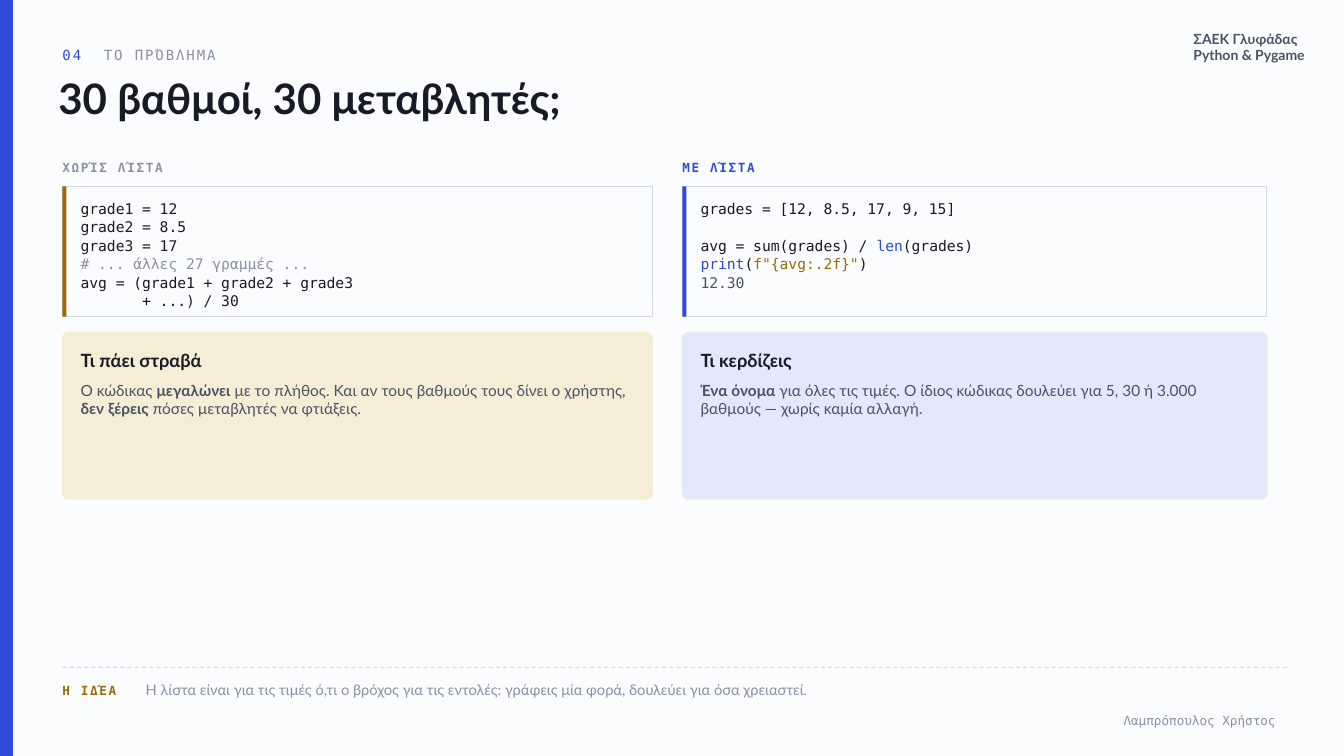
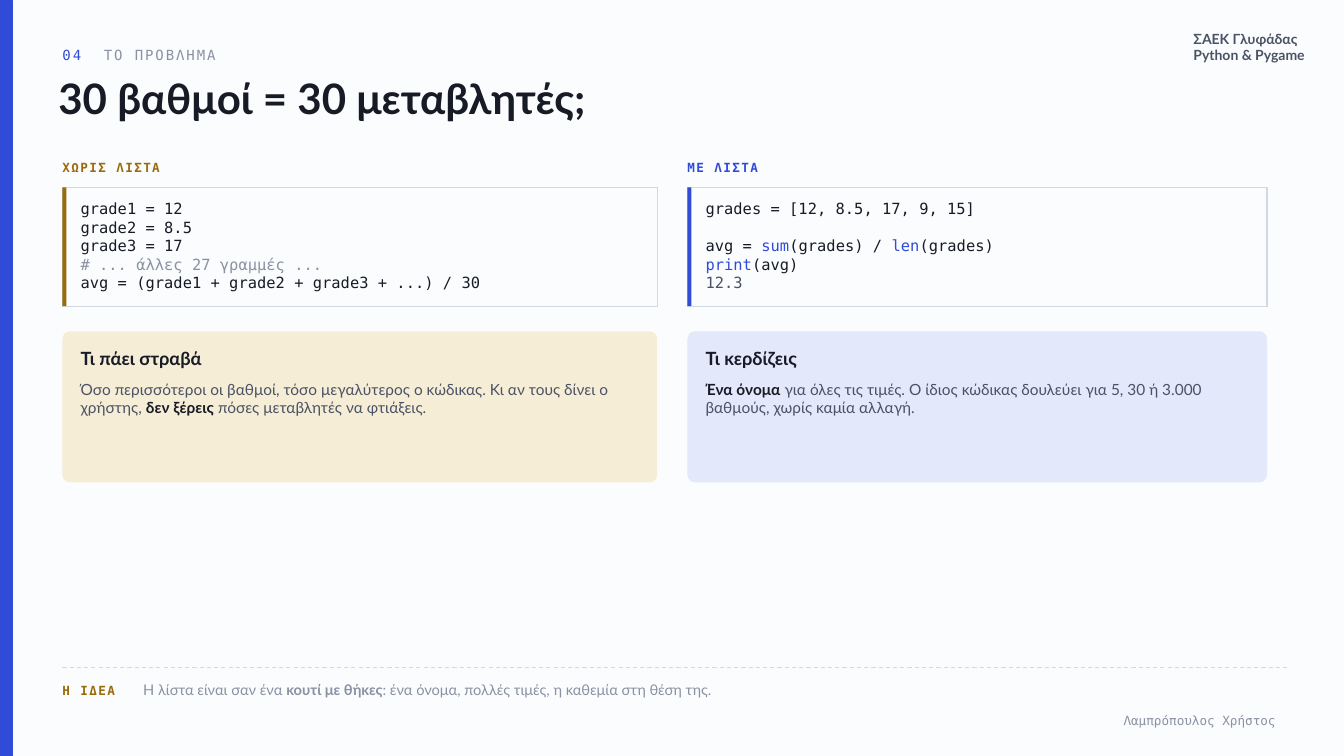
Before and after one commit to xristlamp/LAMPROPOULOS, a slide deck: slide 4 of files/glyfada/python-03-listes.pptx. Drawn at 1344x756 pixels with LibreOffice and Linux fonts; fonts in the diff are those of the drawing; background and template pictures are left out. Boxes give left, top, right and bottom in pixels: in the first picture for what was removed or moved away, otherwise in the second. Text is boxed around its words. In the diff, an @@ line names an element or a change of style, - is before the commit and + after.

```diff
--- a/files/glyfada/python-03-listes.pptx
+++ b/files/glyfada/python-03-listes.pptx
@@ text at (58, 82, 585, 122): text changed @@
-30 βαθμοί, 30 μεταβλητές;
+30 βαθμοί = 30 μεταβλητές;
@@ text at (62, 162, 160, 172): text changed; text colour #8A91A3 to #9A6B0C @@
-ΧΩΡΊΣ ΛΊΣΤΑ
+ΧΩΡΙΣ ΛΙΣΤΑ
@@ text at (687, 162, 758, 172): text changed @@
-ΜΕ ΛΊΣΤΑ
+ΜΕ ΛΙΣΤΑ
@@ rectangle: place and size @@
-rectangle at (63, 187, 652, 317)
+rectangle at (63, 188, 657, 307)
@@ rectangle: place and size @@
-rectangle at (63, 187, 67, 317)
+rectangle at (63, 188, 67, 307)
@@ text at (81, 202, 285, 273): size 10.5 to 11 pt in "grade1 = 12", "grade2 = 8.5", "grade3 = 17", "# ... άλλες 27 γραμμές ..."; line spacing 1.05 to 13.2pt @@
@@ rectangle: place and size @@
-rectangle at (683, 187, 1267, 317)
+rectangle at (688, 188, 1267, 307)
@@ rectangle: place and size @@
-rectangle at (683, 187, 687, 317)
+rectangle at (688, 188, 692, 307)
@@ text at (706, 202, 994, 255): size 10.5 to 11 pt in "grades = [12, 8.5, 17, 9, 15]", "avg = sum(grades) / len(grades)"; text colour #171B26 to #2F4BD8 in "sum(grades)"; line spacing 1.05 to 13.2pt @@
@@ text at (706, 258, 799, 288): text changed; size 10.5 to 11 pt; text colour #9A6B0C to #2F4BD8 @@
-print(f"{avg:.2f}")
-12.30
+print(avg)
+12.3
@@ text at (81, 276, 481, 292): text changed; size 10.5 to 11 pt @@
-avg = (grade1 + grade2 + grade3
-+ ...) / 30
+avg = (grade1 + grade2 + grade3 + ...) / 30
@@ rounded rectangle: place and size @@
-rounded rectangle at (63, 333, 652, 499)
+rounded rectangle at (63, 332, 657, 483)
@@ rounded rectangle at (63, 332, 657, 483): outline #F6EDD6 1 pt to none; proportions changed @@
@@ rounded rectangle: place and size @@
-rounded rectangle at (683, 333, 1267, 499)
+rounded rectangle at (688, 332, 1267, 483)
@@ rounded rectangle at (688, 332, 1267, 483): outline #E4E8FB 1 pt to none; proportions changed @@
@@ text "Τι κερδίζεις": place and size @@
-text "Τι κερδίζεις" at (701, 353, 792, 370)
+text "Τι κερδίζεις" at (706, 351, 797, 368)
@@ text at (81, 383, 608, 416): text changed @@
-Ο κώδικας μεγαλώνει με το πλήθος. Και αν τους βαθμούς τους δίνει ο χρήστης, δεν ξέρεις πόσες μεταβλητές να φτιάξεις.
+Όσο περισσότεροι οι βαθμοί, τόσο μεγαλύτερος ο κώδικας. Κι αν τους δίνει ο χρήστης, δεν ξέρεις πόσες μεταβλητές να φτιάξεις.
@@ text at (706, 383, 1201, 416): text changed @@
-Ένα όνομα για όλες τις τιμές. Ο ίδιος κώδικας δουλεύει για 5, 30 ή 3.000 βαθμούς — χωρίς καμία αλλαγή.
+Ένα όνομα για όλες τις τιμές. Ο ίδιος κώδικας δουλεύει για 5, 30 ή 3.000 βαθμούς, χωρίς καμία αλλαγή.
@@ text at (62, 684, 712, 698): text changed @@
-Η ΙΔΈΑ Η λίστα είναι για τις τιμές ό,τι ο βρόχος για τις εντολές: γράφεις μία φορά, δουλεύει για όσα χρειαστεί.
+Η ΙΔΕΑ Η λίστα είναι σαν ένα κουτί με θήκες: ένα όνομα, πολλές τιμές, η καθεμία στη θέση της.
```
Also in this commit, not shown: 7 other slides changed, 19 slides added, 18 slides removed, 7 other files.
